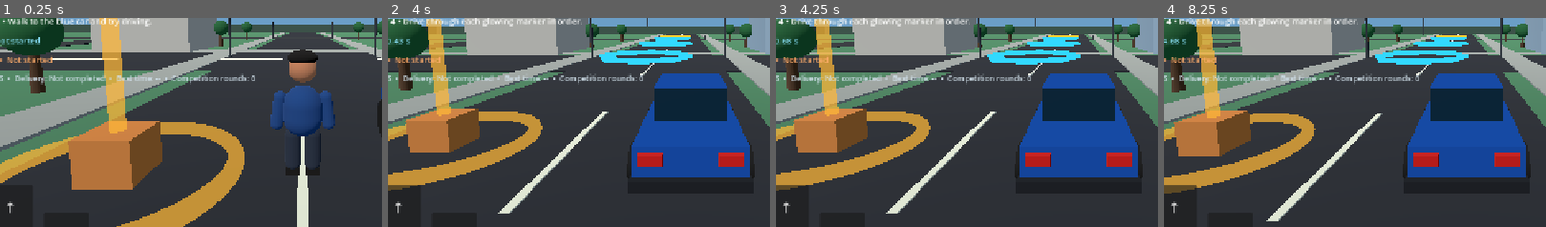
Above: before the commit, frames 1-4 (left to right).
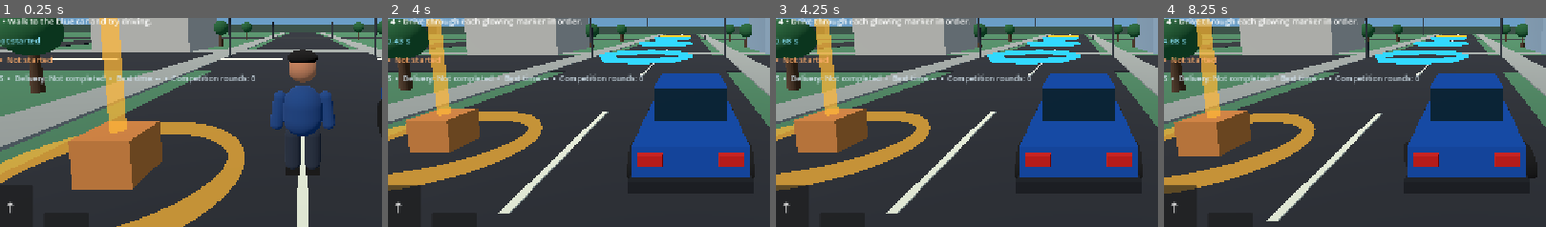
Above: after the commit, the same moments.

Repository: newgenerationnetwork617-ops/one-man-squad
Game: Godot game, scene res://scenes/main.tscn
Same seed, same stepped clock (60 frames per second), same inputs: the game is played once before the commit and once after it.
Inputs (mouse positions are % of the whole screen's width and height, from its top left):
- Up to frame 1 (0.25 s): no input
- Up to frame 2 (4 s): click "Adventure" at 0.5 s; click "Adventure" at 1.25 s; click "ENTER CAR" at 2 s; click "Competition" at 2.75 s; click "Racing" at 3.5 s
- Up to frame 3 (4.25 s): no input
- Up to frame 4 (8.25 s): click "↑" at 4.25 s; click "↓" at 5 s; click "←" at 5.75 s; click "→" at 6.5 s; click "BRAKE" at 7.25 s; tap Enter at 8 s; move the mouse to (45, 69) at 8.02 s; hold W (move_forward) from 8.03 s (still down); click (45, 69) at 8.17 s
The pictures show only the part of the screen within x 10-60%, y 39-89%; the shares and areas given below are measured in that part.

Frames 1-3 are identical in both runs. In frame 4, 0.2% of the frame differs, in the area x 62-98%, y 65-77%.

Commit message:
Upgrade character and vehicle visuals and animation

Diff:
--- a/scripts/vehicle_controller.gd
+++ b/scripts/vehicle_controller.gd
@@ -1,5 +1,5 @@
 extends CharacterBody3D
-## Lightweight arcade vehicle controller with a separate right-side camera drag zone.
+## Lightweight arcade vehicle controller with wheel animation and camera drag.
 @export var acceleration: float = 10.0
 @export var reverse_acceleration: float = 6.0
 @export var max_speed: float = 17.0
@@ -10,6 +10,13 @@
 @export var look_sensitivity: float = 0.006
 @onready var camera_pivot: Node3D = $CameraPivot
 var current_speed: float = 0.0
+var wheel_nodes: Array[Node3D] = []
+
+func _ready() -> void:
+	for wheel_path in ["WheelFrontLeft", "WheelFrontRight", "WheelRearLeft", "WheelRearRight"]:
+		var wheel := get_node_or_null(wheel_path) as Node3D
+		if wheel != null:
+			wheel_nodes.append(wheel)
 
 func _input(event: InputEvent) -> void:
 	var width := get_viewport().get_visible_rect().size.x
@@ -48,3 +55,11 @@
 	move_and_slide()
 	if is_on_wall():
 		current_speed *= 0.35
+	_animate_wheels(delta, input_vector.x)
+
+func _animate_wheels(delta: float, steering_input: float) -> void:
+	for index in range(wheel_nodes.size()):
+		var wheel := wheel_nodes[index]
+		wheel.rotate_object_local(Vector3.RIGHT, current_speed * delta / 0.42)
+		if index < 2:
+			wheel.rotation.y = steering_input * 0.22
